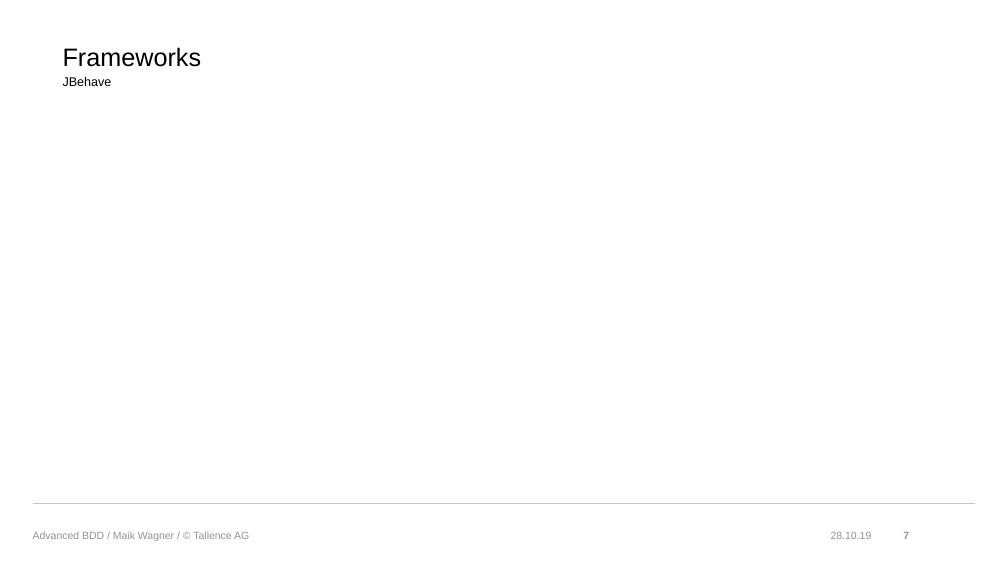
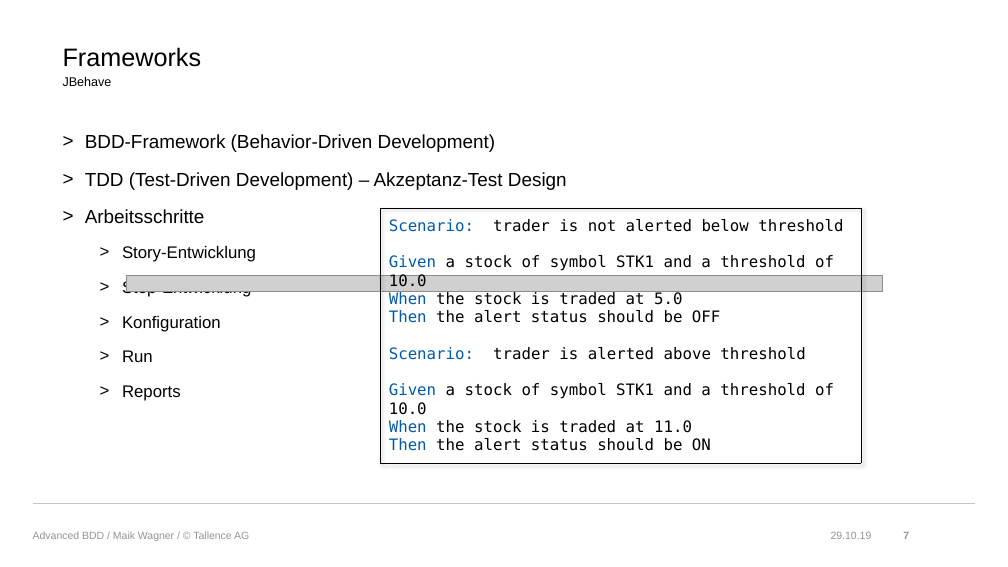
Before and after one commit to wolffj1995/AdvancedBDD, a slide deck: slide 7 of AdvancedBdd.pptx. Drawn at 1008x567 pixels with LibreOffice and Linux fonts; fonts in the diff are those of the drawing; grey boxes stand for pictures; background and template pictures are left out. Boxes give left, top, right and bottom in pixels: in the first picture for what was removed or moved away, otherwise in the second. Text is boxed around its words. In the diff, an @@ line names an element or a change of style, - is before the commit and + after.

```diff
--- a/AdvancedBdd.pptx
+++ b/AdvancedBdd.pptx
@@ text added at <box>85,134,567,401</box>, 18 pt, text #000000 @@
+> BDD-Framework (Behavior-Driven Development)
+> TDD (Test-Driven Development) – Akzeptanz-Test Design
+> Arbeitsschritte
+  > Story-Entwicklung
+  > Step-Entwicklung
+  > Konfiguration
+  > Run
+  > Reports
@@ table added at <box>380,208,861,455</box>, 1 rows, 1 columns @@
+Scenario: trader is not alerted below threshold / Given a stock of symbol STK1 and a threshold of 10.0 / When the stock is traded at 5.0 / Then the alert status should be OFF / Scenario: trader is alerted above threshold / Given a stock of symbol STK1 and a threshold of 10.0 / When the stock is traded at 11.0 / Then the alert status should be ON
@@ picture added at <box>126,276,882,292</box> @@
```
Also in this commit, not shown: 9 other slides changed, 2 slides removed, 6 other files.
